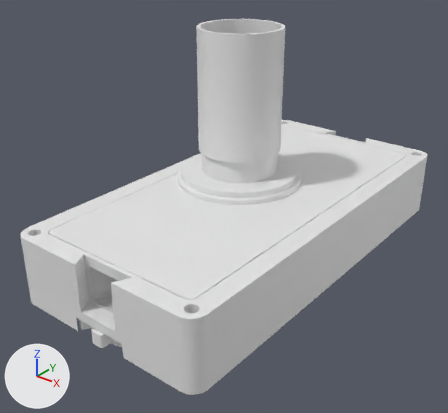
The glTF model modelos/bebe.glb: old version first, new version second.
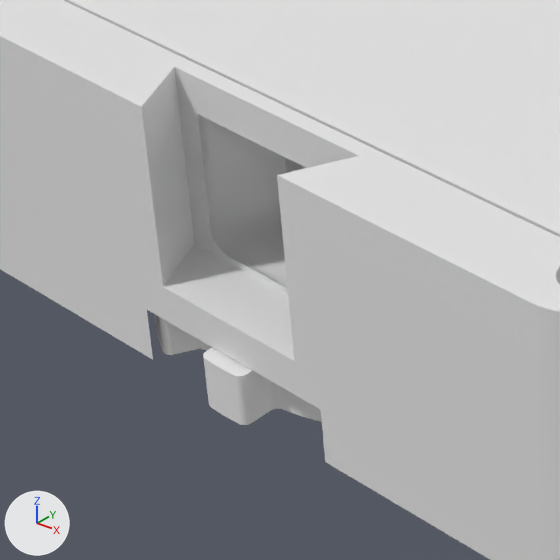
Each version is shown whole from a 50 mm camera at (116.6, -178.1, 85.9) aimed at (26.1, -65.1, 15.8), then close up on the part from 8% to 41% of the width and 57% to 93% of the height. Lighting does not change. The marker at lower left points along +X, +Y and +Z. The older version's two pictures come first. Vertices at exactly the same position are counted once.

The first close-up shows 'acr__tampa_acrilico', 'corpo__corpo', 'verde__engrenagem_aberta'.
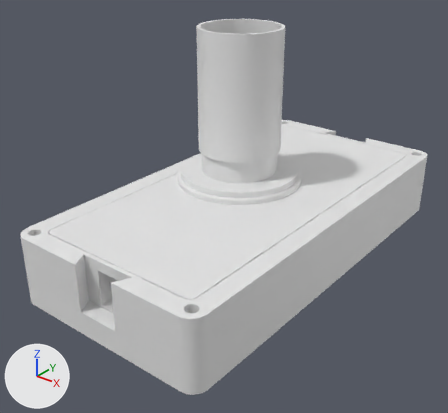
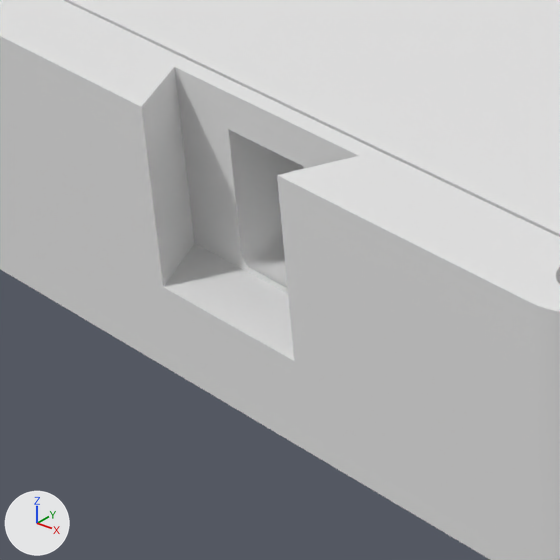
Changed parts and their boxes [x1, y1, x2, y2] in the close-ups (560 x 560 px; the box of a moved part takes in the faces that stretch with it):
'verde__engrenagem_aberta', deleted
    before: [154, 314, 322, 425]
part 1 of me_corpo__corpo, moved or reshaped
    before: [0, 67, 541, 560]
    after: [175, 67, 359, 294]

The change, as a list of edits to the scene's bpy script:
```text
Change me_corpo__corpo:
    used by ob_corpo__corpo; location = (0.0, 0.0, 0.0)
    remove me_corpo__corpo.from_pydata(...)  # 3379 vertices, 6766 faces; spans x 0.0..55.0, y -110.0..0.0, z 0.0..18.0
    add me_corpo__corpo.from_pydata(...)  # 3201 vertices, 6406 faces; spans x 0.0..55.0, y -110.0..0.0, z 0.0..18.0
    me_corpo__corpo part 1: 531 vertices moved from x 14.9..42.6, y -106.0..-4.0, z 6.0..15.5 to x 14.8..42.5, y -106.0..-4.0, z 6.0..15.5; 1791 vertices removed from x 0.0..55.0, y -110.0..-4.0, z 0.0..18.0; 1613 vertices added at x 8.0..46.0, y -106.0..-4.0, z 6.0..15.5
Remove ob_verde__engrenagem_aberta:
    ob_verde__engrenagem_aberta = bpy.data.objects.new('verde__engrenagem_aberta', me_verde__engrenagem_aberta)
    ob_verde__engrenagem_aberta.location = (0.0, 0.0, 0.0)
```
